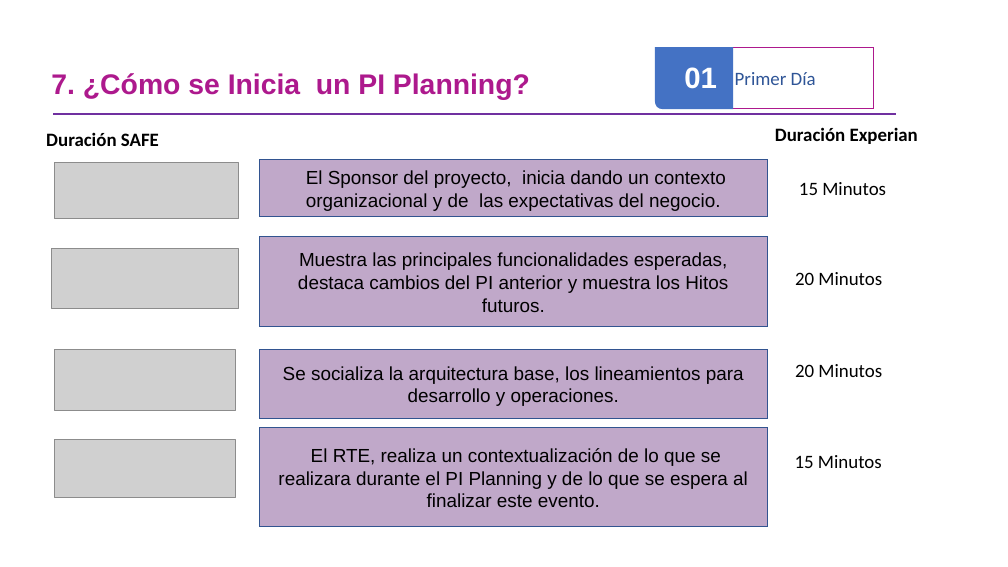
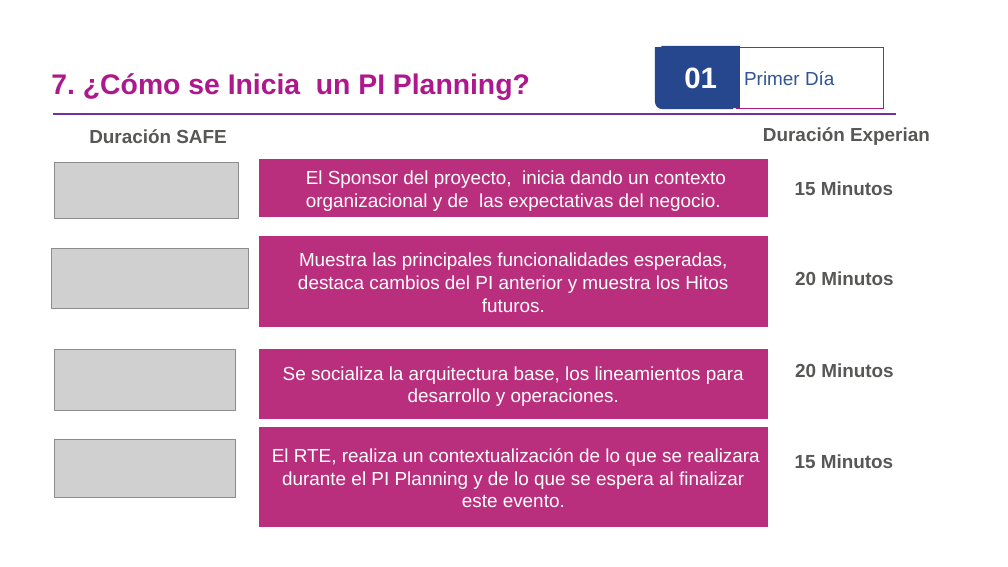
Before and after one commit to omesan/Agile, a slide deck: slide 11 of Stefanini/Stefanini.Clientes/Stefanini.Cliente.Experian/Guia PIPlanning _ExperianV1.0.pptx. Drawn at 1008x567 pixels with LibreOffice and Linux fonts; fonts in the diff are those of the drawing; grey boxes stand for pictures. Boxes give left, top, right and bottom in pixels: in the first picture for what was removed or moved away, otherwise in the second. Text is boxed around its words. In the diff, an @@ line names an element or a change of style, - is before the commit and + after.

```diff
--- a/Stefanini/Stefanini.Clientes/Stefanini.Cliente.Experian/Guia PIPlanning _ExperianV1.0.pptx
+++ b/Stefanini/Stefanini.Clientes/Stefanini.Cliente.Experian/Guia PIPlanning _ExperianV1.0.pptx
@@ freeform shape at (x1=655, y1=47, x2=734, y2=109): fill #4472C4 to #26478D @@
@@ rectangle "01" resized from (x1=684, y1=67, x2=717, y2=89) to (x1=662, y1=46, x2=740, y2=108) @@
@@ rectangle "01" at (x1=662, y1=46, x2=740, y2=108): fill none to #26478D @@
@@ rectangle "Primer Día" moved from (x1=727, y1=47, x2=874, y2=108) to (x1=737, y1=47, x2=884, y2=108) @@
@@ rectangle "Primer Día" at (x1=737, y1=47, x2=884, y2=108): font Calibri to Arial @@
@@ text "Duración Experian" moved from (x1=775, y1=127, x2=918, y2=144) to (x1=763, y1=127, x2=930, y2=145) @@
@@ text "Duración Experian" at (x1=763, y1=127, x2=930, y2=145): font Calibri to Arial, text colour #000000 to #575756 @@
@@ text "Duración SAFE" at (x1=89, y1=129, x2=226, y2=143): font Calibri to Arial, text colour #000000 to #575756 @@
@@ text "Duración SAFE" moved from (x1=46, y1=132, x2=159, y2=146) to (x1=89, y1=129, x2=226, y2=143) @@
@@ text colour #000000 to #FFFFFF; fill #C0A8C9 to #BA2F7D; outline #325491 1 pt to #BA2F7D 1 pt in 4 elements at (x1=259, y1=428, x2=768, y2=527), (x1=259, y1=349, x2=768, y2=418), (x1=259, y1=237, x2=768, y2=327), (x1=259, y1=160, x2=768, y2=217) @@
@@ font Calibri to Arial, text colour #000000 to #575756, bold on in 4 elements at (x1=795, y1=271, x2=893, y2=285), (x1=795, y1=363, x2=893, y2=377), (x1=795, y1=454, x2=893, y2=468), (x1=795, y1=181, x2=893, y2=195) @@
@@ picture resized from (x1=51, y1=249, x2=238, y2=309) to (x1=51, y1=249, x2=248, y2=309) @@
```
Also in this commit, not shown: 7 other slides changed, 1 slide added, 3 other files.
